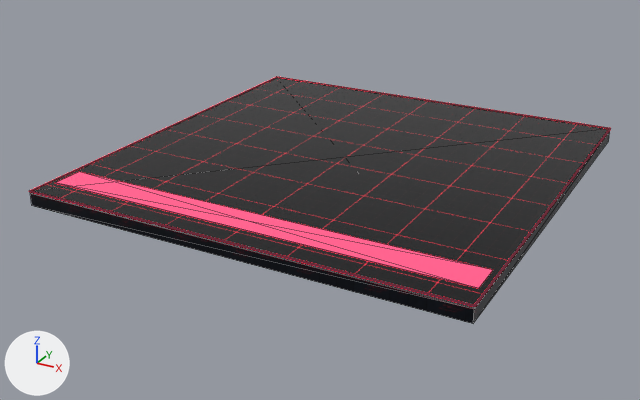
What one commit did to the glTF model kb_hatch_red.glb.
One viewpoint serves both versions: a camera (50 mm lens) standing at (25.6, 27.1, 28.7) and looking at (-1.1, 75.6, 4.5). Arrows for +X, +Y and +Z are at lower left; the lights stay in place. The picture after the commit comes second. Mesh edges are drawn as thin lines. Vertices at exactly the same position are counted once.

The scene before the commit, as lines of its bpy script (objects in view):
```python
me_skin = bpy.data.meshes.new('skin')
me_skin.from_pydata(...)  # 48 vertices, 76 faces; spans x -14.4..14.4, y 62.7..92.0, z 6.2..7.2
# faces by material slot: [22, 2, 52]
me_skin.materials.append(mat_panel_r)
me_skin.materials.append(mat_deck_r)
me_skin.materials.append(mat_neon_r)  # red #cb2239, glowing red #ff2d4a
ob_skin = bpy.data.objects.new('skin', me_skin)
ob_skin.location = (0.0, 0.0, 0.0)
```
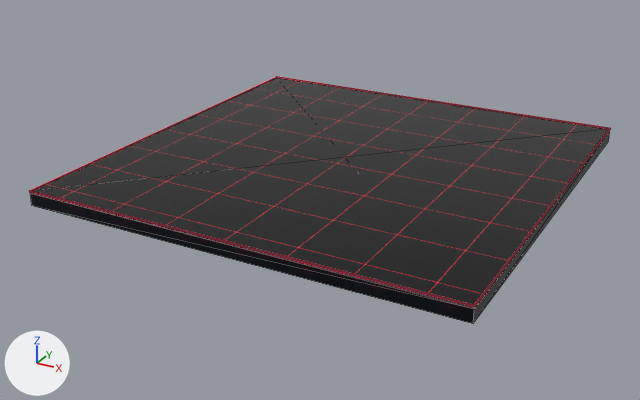
Boxes [x1, y1, x2, y2] around the edits, measured in the pictures (640 x 400 px):
```json
{"part": 1, "of": "me_skin", "change": "deleted", "before": [55, 172, 493, 289], "on screen": "red"}
```

Scene script edits in JSON lines:
```json
{"block": "me_skin", "where": "# used by ob_skin; location = (0.0, 0.0, 0.0)"}
{"op": "remove", "block": "me_skin", "code": "me_skin.from_pydata(...)  # 48 vertices, 76 faces; spans x -14.4..14.4, y 62.7..92.0, z 6.2..7.2"}
{"op": "add", "block": "me_skin", "code": "me_skin.from_pydata(...)  # 40 vertices, 64 faces; spans x -14.4..14.4, y 62.7..92.0, z 6.2..7.2"}
{"block": "me_skin", "change": "me_skin part 1: the loose piece of 8 vertices spanning x -14.0..14.0, y 64.4..66.6, z 7.2 is deleted"}
```
